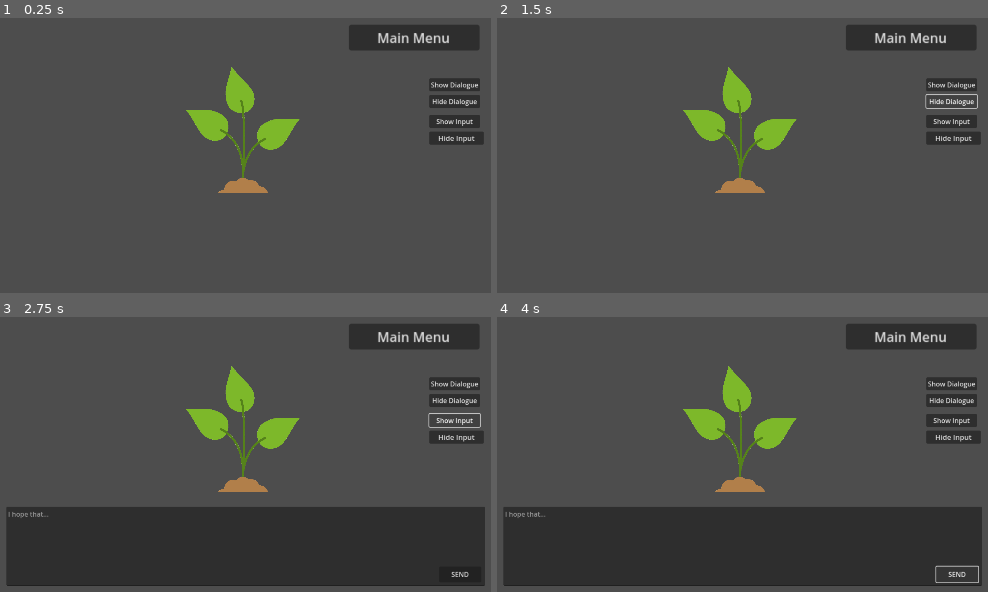
Above: before the commit, frames 1-4 (two rows, left to right).
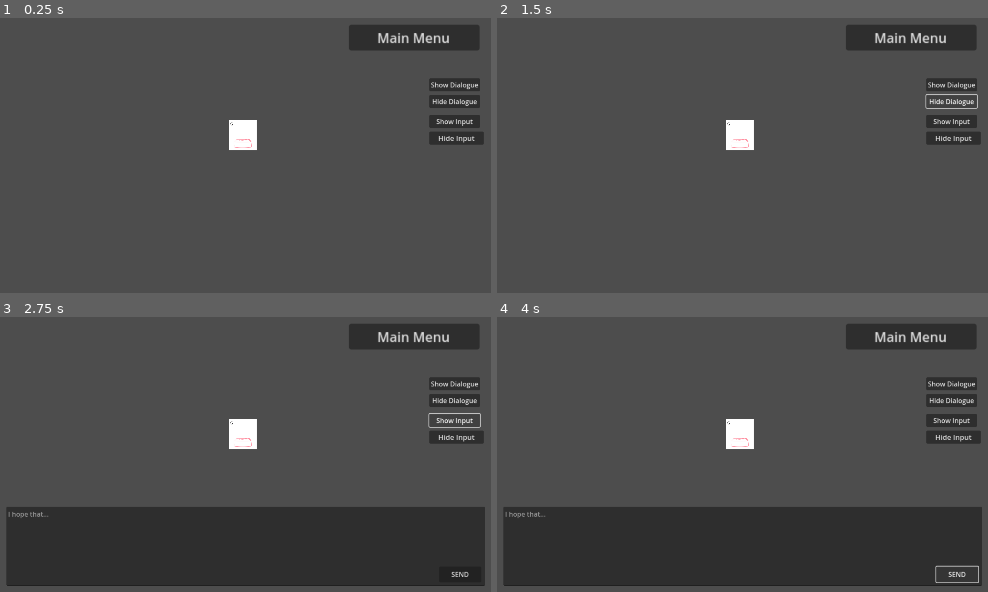
Above: after the commit, the same moments.

Repository: gringames/fem-devs-jam-24
Game: Godot game, scene res://Game/game.tscn
The game is run twice, just before and just after one commit, with the same random seed, the same clock (stepped at 60 frames per second) and the same inputs.
Inputs (mouse positions are in pixels of both pictures, inside the frame that each line leads up to):
- Up to frame 1 (0.25 s): no input
- Up to frame 2 (1.5 s): click "Show Dialogue" at 0.5 s; click "Hide Dialogue" at 1.25 s
- Up to frame 3 (2.75 s): click "Show Input" at 2 s
- Up to frame 4 (4 s): click (742, 545) at 2.77 s; type "Alex" at 2.85 s; click "SEND" at 3.5 s

The runs differ from the first frame. In frame 1, 3.0% of the frame differs, in the area x 37-62%, y 17-64%; in frame 2, 3.0%; in frame 3, 3.0%; in frame 4, 3.0%.

Commit message:
include mock images + update plant model wrt state

Diff:
--- a/femdevsjam24/Features/Plant/plant.gd
+++ b/femdevsjam24/Features/Plant/plant.gd
@@ -1,19 +1,27 @@
 extends Node2D
 
+@export_category("{PotSeed, Sapling, Little, Medium, Big, Blossom,	Withered}")
+@export var plant_state_images: Array[Texture2D]
+
 var clickable: Clickable
-
 var plant_state: Plants.States = Plants.States.PotSeed
-
+var plant_visual: Sprite2D
 
 func _ready() -> void:
+	plant_visual = $PlantVisual
 	clickable = $Clickable
 	clickable.connect("mouse_clicked_on_object", _on_clicked)
 
-
-func _process(delta: float) -> void:
-	pass
+	update_visual()
 
 
 func _on_clicked() -> void:
 	print("plant was clicked")
 	# TODO:make task be executed
+	plant_state += 1
+	update_visual()
+
+func update_visual() -> void:
+	if plant_state >= plant_state_images.size():
+		return
+	plant_visual.texture = plant_state_images[plant_state]
--- a/femdevsjam24/Features/Plant/plant.tscn
+++ b/femdevsjam24/Features/Plant/plant.tscn
@@ -6,8 +6,9 @@
 
 [node name="Plant" type="Node2D"]
 script = ExtResource("1_cwib7")
+plant_state_images = Array[Texture2D]([null, null, null, null, null, null, null, null])
 
-[node name="PlantMock" type="Sprite2D" parent="."]
+[node name="PlantVisual" type="Sprite2D" parent="."]
 scale = Vector2(0.30531, 0.30531)
 texture = ExtResource("1_bwjm0")
 
--- a/femdevsjam24/Game/game.tscn
+++ b/femdevsjam24/Game/game.tscn
@@ -1,11 +1,19 @@
-[gd_scene load_steps=7 format=3 uid="uid://b2ffyvuyqw2vg"]
+[gd_scene load_steps=15 format=3 uid="uid://b2ffyvuyqw2vg"]
 
 [ext_resource type="Script" path="res://Buttons/open_scene.gd" id="3_k2dps"]
 [ext_resource type="Script" path="res://Game/game_manager.gd" id="4_gshi3"]
+[ext_resource type="Texture2D" uid="uid://p2w116ewatxm" path="res://Art/0.png" id="5_djf2k"]
 [ext_resource type="PackedScene" uid="uid://dji4jtqq2jpyq" path="res://Text/Input/text_input.tscn" id="5_ue57g"]
 [ext_resource type="Script" path="res://Features/day_cycle/day_manager.gd" id="6_i1hnc"]
+[ext_resource type="Texture2D" uid="uid://bxq0srspbp8yi" path="res://Art/1.png" id="6_kqnc4"]
 [ext_resource type="PackedScene" uid="uid://diix6rtcrr4eq" path="res://Features/Plant/plant.tscn" id="6_ownbs"]
 [ext_resource type="PackedScene" uid="uid://d277a41su2sdk" path="res://Text/Box/text_box.tscn" id="6_rjoll"]
+[ext_resource type="Texture2D" uid="uid://c6yiaa7kbpu01" path="res://Art/2.png" id="7_o46us"]
+[ext_resource type="Texture2D" uid="uid://cnedxxo7y4y3k" path="res://Art/3.png" id="8_55u7n"]
+[ext_resource type="Texture2D" uid="uid://dhrxhi6to7pnv" path="res://Art/4.png" id="9_yiw0o"]
+[ext_resource type="Texture2D" uid="uid://cpimoyvt8ajjn" path="res://Art/5.png" id="10_nx1n8"]
+[ext_resource type="Texture2D" uid="uid://wlceiyas3x1s" path="res://Art/6.png" id="11_5rxby"]
+[ext_resource type="Texture2D" uid="uid://domrbkvb43gni" path="res://Art/w.png" id="12_i2fyr"]
 
 [node name="Game" type="Node2D"]
 position = Vector2(424, 184)
@@ -67,6 +75,7 @@
 
 [node name="Plant" parent="." instance=ExtResource("6_ownbs")]
 position = Vector2(568, 280)
+plant_state_images = Array[Texture2D]([ExtResource("5_djf2k"), ExtResource("6_kqnc4"), ExtResource("7_o46us"), ExtResource("8_55u7n"), ExtResource("9_yiw0o"), ExtResource("10_nx1n8"), ExtResource("11_5rxby"), ExtResource("12_i2fyr")])
 
 [node name="Logic" type="Node" parent="."]
 
Binary file added: femdevsjam24/Art/0.png
Not shown, added: femdevsjam24/Art/0.png.import
Binary file added: femdevsjam24/Art/1.png
Not shown, added: femdevsjam24/Art/1.png.import
Binary file added: femdevsjam24/Art/2.png
Not shown, added: femdevsjam24/Art/2.png.import
Binary file added: femdevsjam24/Art/3.png
Not shown, added: femdevsjam24/Art/3.png.import
Binary file added: femdevsjam24/Art/4.png
Not shown, added: femdevsjam24/Art/4.png.import
Binary file added: femdevsjam24/Art/5.png
Not shown, added: femdevsjam24/Art/5.png.import
(and 4 more such lines)
